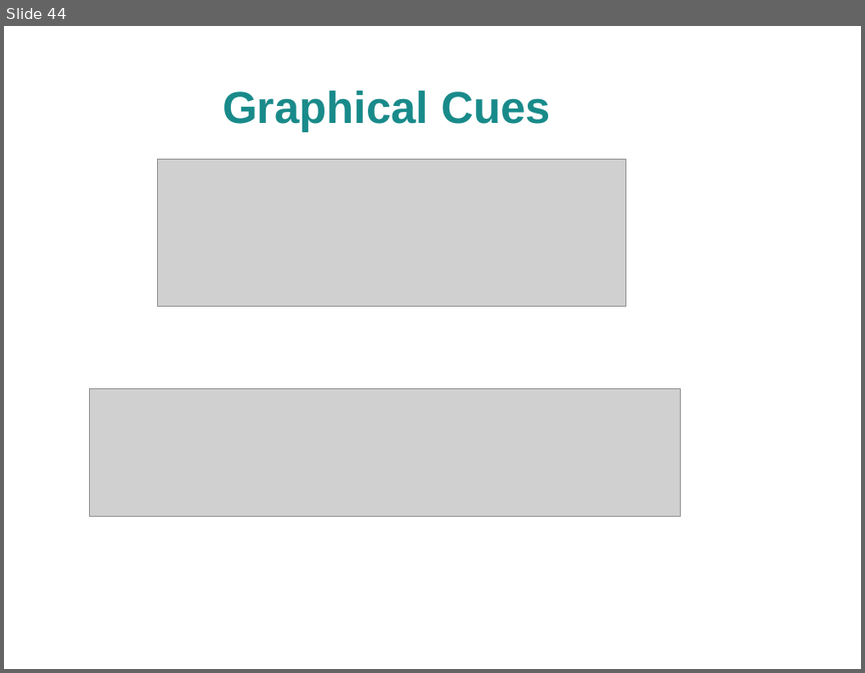
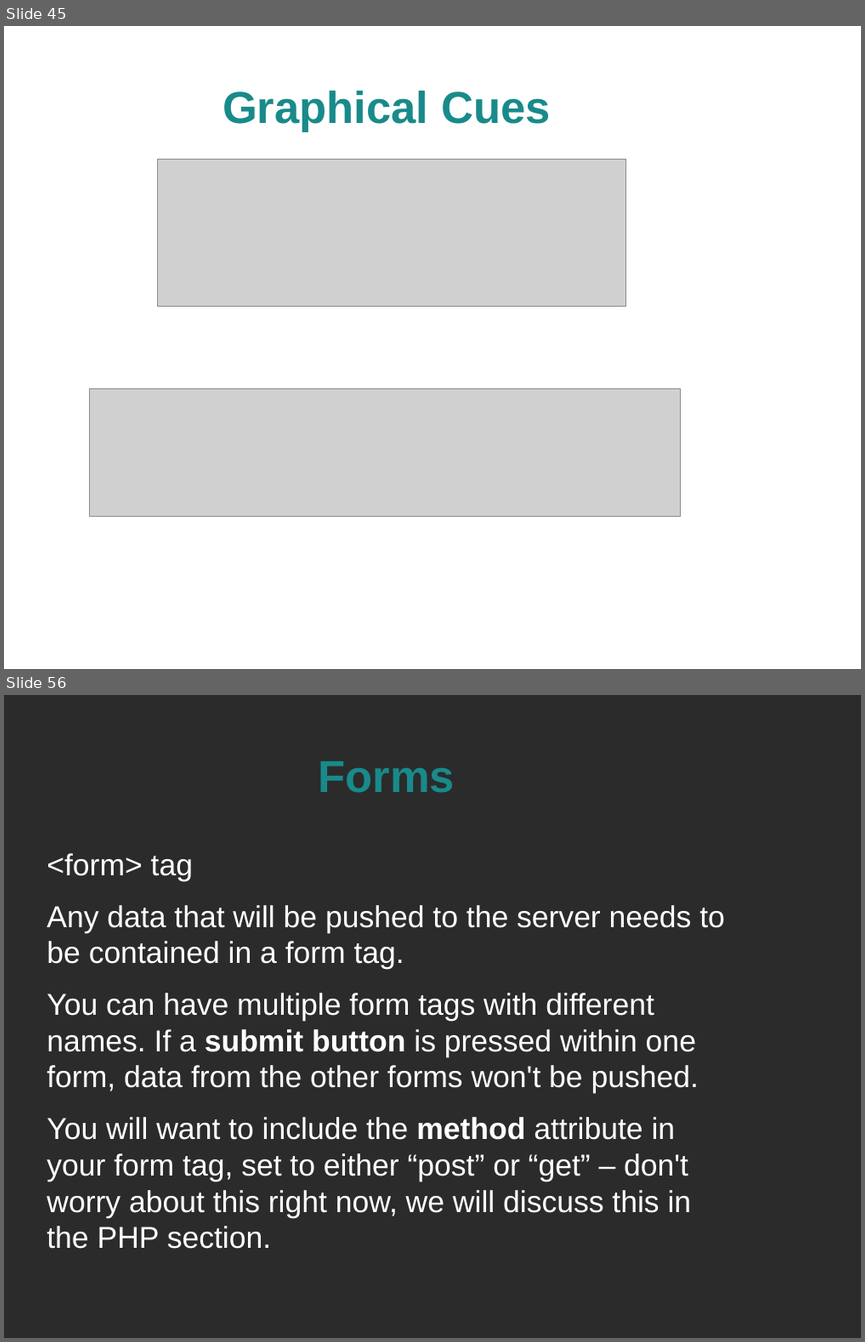
Before and after one commit to spellbindguy/Web-Development, a slide deck: Lectures/03 HTML/HTML.odp. Shown one above the other, each under a label of ours: slide 44 before the commit, slides 45 and 56 after it; the slides between them are not shown. The pictures are 865x673 and 865x1342 pixels, drawn with LibreOffice and Linux fonts; fonts in the diff are those of the drawing; grey boxes stand for pictures; background and template pictures are left out; a plain dark background stands for a picture behind light text. Boxes give left, top, right and bottom in pixels: in the first picture for what was removed or moved away, otherwise in the second. Text is boxed around its words. In the diff, an @@ line names an element or a change of style, - is before the commit and + after.

Commit message:
HTML section slides and sample code

```diff
--- a/Lectures/03 HTML/HTML.odp
+++ b/Lectures/03 HTML/HTML.odp
@@ slide 56 added at bbox=[4, 695, 861, 1338], background picture (left out) @@
@@ title added at bbox=[318, 761, 455, 793], 41.4 pt, text #198A8A, bold @@
+Forms
@@ text added at bbox=[46, 853, 725, 1248], 28 pt, text #FFFFFF @@
+<form> tag
+Any data that will be pushed to the server needs to be contained in a form tag.
+You can have multiple form tags with different names. If a submit button is pressed within one form, data from the other forms won't be pushed.
+You will want to include the method attribute in your form tag, set to either “post” or “get” – don't worry about this right now, we will discuss this in the PHP section.
@@ what was slide 44 is now slide 45 @@
```
Also in this commit, not shown: 19 other slides added, 2 slides removed, 3 other files.
